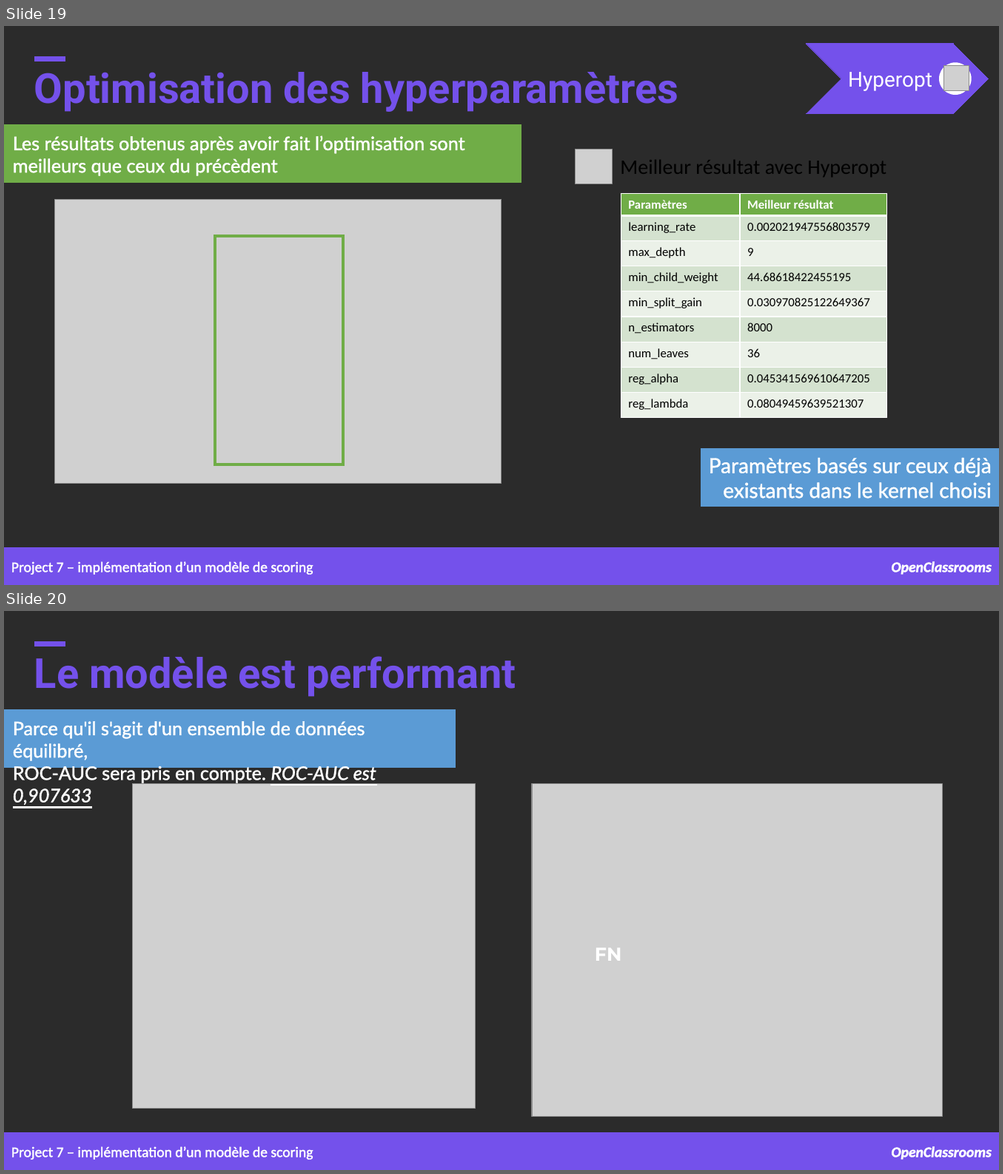
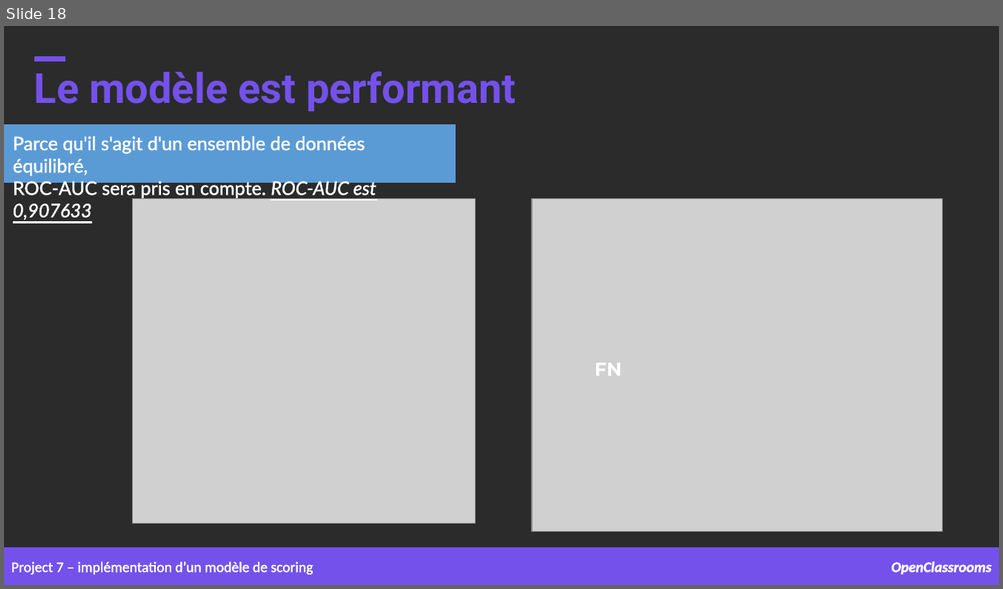
Before and after one commit to samirhinojosa/OC-P7-IMPLEMENT-A-SCORING-MODEL, a slide deck: supports/P7_presentation_final.pptx. Shown one above the other, each under a label of ours: slides 19 and 20 before the commit, slide 18 after it. The pictures are 1003x1174 and 1003x589 pixels, drawn with LibreOffice and Linux fonts; fonts in the diff are those of the drawing; grey boxes stand for pictures; background and template pictures are left out; a plain dark background stands for a picture behind light text. Boxes give left, top, right and bottom in pixels: in the first picture for what was removed or moved away, otherwise in the second. Text is boxed around its words. In the diff, an @@ line names an element or a change of style, - is before the commit and + after.

```diff
--- a/supports/P7_presentation_final.pptx
+++ b/supports/P7_presentation_final.pptx
@@ slide 19 removed at <box>4,26,999,585</box>, background picture (left out) @@
@@ rectangle removed at <box>34,56,65,61</box> @@
@@ group removed at <box>806,44,988,114</box>: 1 chevron, 1 text, 1 ellipse, 1 picture @@
-Hyperopt
@@ text removed at <box>34,72,678,112</box> @@
-Optimisation des hyperparamètres
@@ rectangle removed at <box>4,125,521,183</box> @@
@@ text removed at <box>13,136,465,175</box> @@
-Les résultats obtenus après avoir fait l’optimisation sont meilleurs que ceux du précèdent
@@ picture removed at <box>575,149,612,184</box> @@
@@ text removed at <box>620,160,886,177</box> @@
-Meilleur résultat avec Hyperopt
@@ picture removed at <box>55,199,501,483</box> @@
@@ table removed at <box>621,193,887,417</box>, 9 rows, 2 columns @@
-Paramètres | Meilleur résultat
-learning_rate | 0.002021947556803579
-max_depth | 9
-min_child_weight | 44.68618422455195
-min_split_gain | 0.030970825122649367
-n_estimators | 8000
-num_leaves | 36
-reg_alpha | 0.045341569610647205
-reg_lambda | 0.08049459639521307
@@ rectangle removed at <box>215,236,344,466</box> @@
@@ rectangle removed at <box>701,449,999,506</box> @@
-Paramètres basés sur ceux déjà existants dans le kernel choisi
@@ rectangle removed at <box>4,548,999,585</box> @@
@@ text removed at <box>11,562,313,575</box> @@
-Project 7 – implémentation d’un modèle de scoring
@@ text removed at <box>891,562,991,575</box> @@
-OpenClassrooms
@@ what was slide 20 is now slide 18 @@
```
Also in this commit, not shown: 1 other slide removed.
